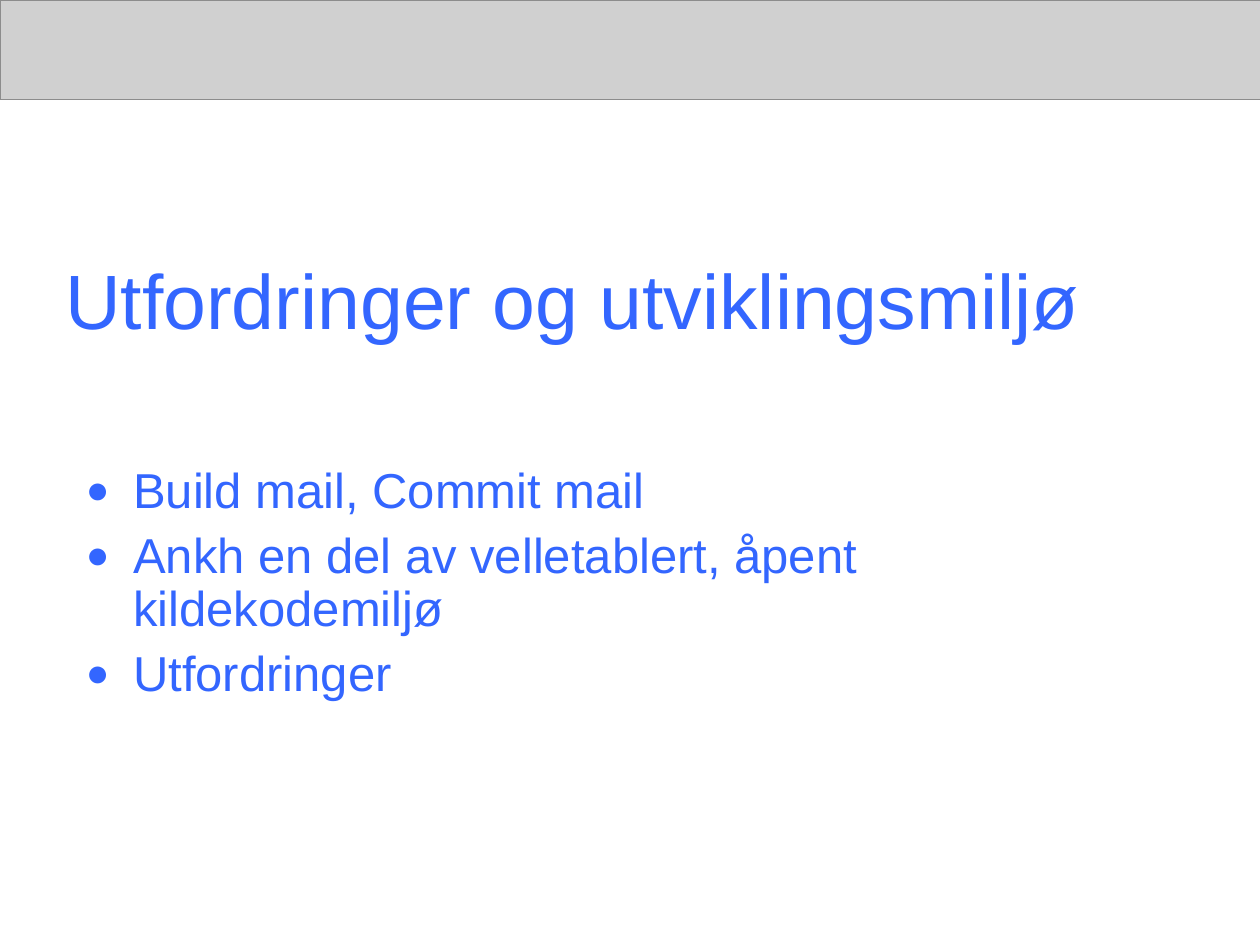
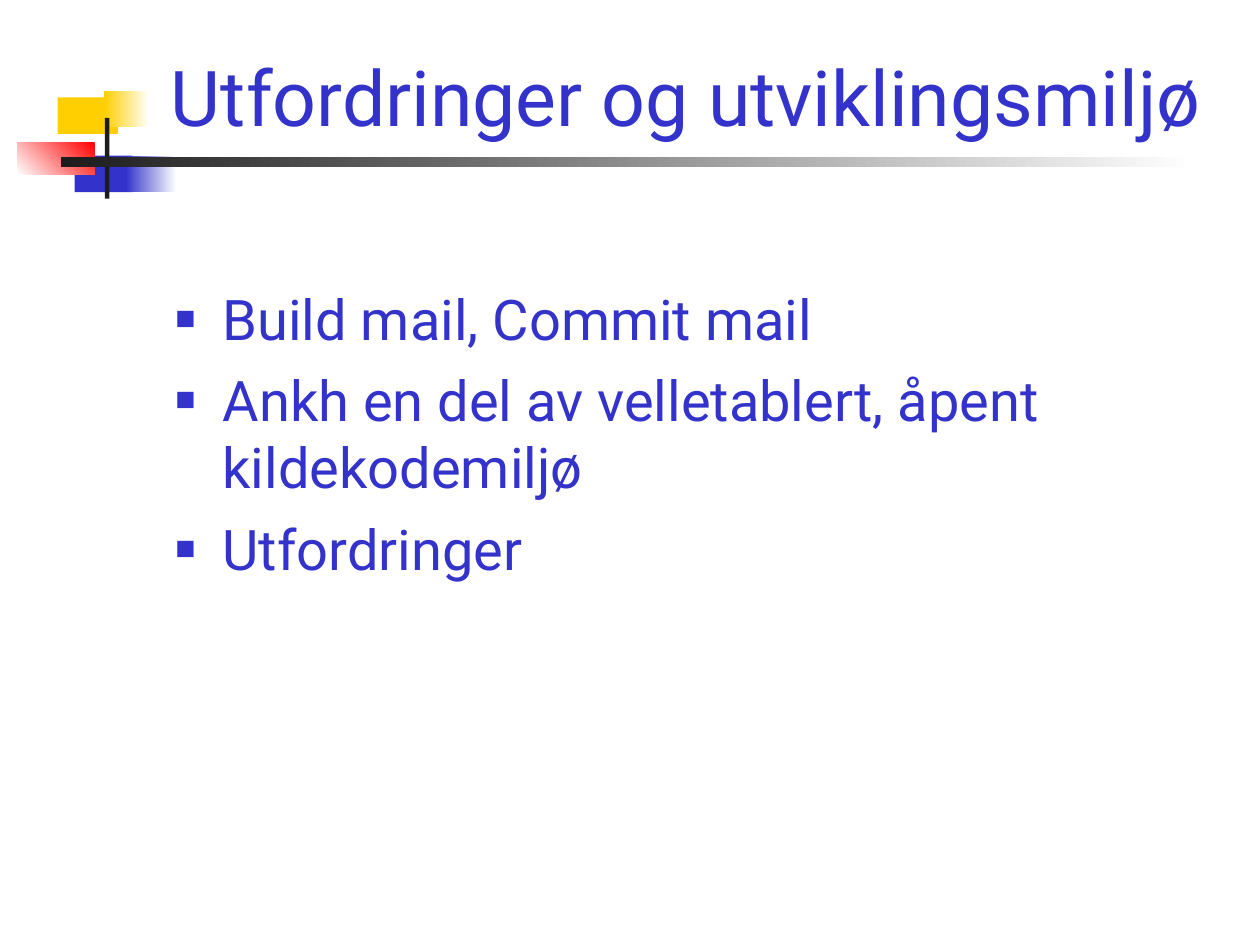
Before and after one commit to AnkhSVN/AnkhSVN, a slide deck: slide 17 of doc/powerpoint/Subversion_addin_for_VS.NET.ppt. Drawn at 1260x945 pixels with LibreOffice and Linux fonts; fonts in the diff are those of the drawing; grey boxes stand for pictures. Boxes give left, top, right and bottom in pixels: in the first picture for what was removed or moved away, otherwise in the second. Text is boxed around its words. In the diff, an @@ line names an element or a change of style, - is before the commit and + after.

Commit message:
* Changed the layout back to a template.   Change the template if you want to make changes such as font, colour, bg image. * Added image of the work schedule. * Removed the banner. * Changed some text, and fixed typos.

```diff
--- a/doc/powerpoint/Subversion_addin_for_VS.NET.ppt
+++ b/doc/powerpoint/Subversion_addin_for_VS.NET.ppt
@@ picture removed at [0,0,1260,100] @@
@@ title "Utfordringer og utviklingsmiljø": place and size @@
-title "Utfordringer og utviklingsmiljø" at [65,273,1079,344]
+title "Utfordringer og utviklingsmiljø" at [171,67,1200,143]
@@ title "Utfordringer og utviklingsmiljø" at [171,67,1200,143]: font Arial to Roboto, text colour #3366FF to #3333CC; vertical alignment middle to bottom @@
@@ rectangle added at [58,97,118,134], fill #FFCF01 @@
@@ rectangle added at [105,91,150,127], fill gradient #FFFFFF to #FFCF01 @@
@@ rectangle added at [105,118,108,199], fill #1C1C1C @@
@@ rectangle added at [18,142,94,175], fill gradient #FF0000 to #FFFFFF @@
@@ rectangle added at [60,158,1194,168], fill gradient #FFFFFF to #1C1C1C @@
@@ rectangle added at [74,155,132,192], fill #3333CC @@
@@ rectangle added at [126,155,176,192], fill gradient #FFFFFF to #3333CC @@
@@ text "Build mail, Commit mail": place and size @@
-text "Build mail, Commit mail" at [133,472,856,701]
+text "Build mail, Commit mail" at [223,298,1039,582]
@@ text "Build mail, Commit mail" at [223,298,1039,582]: size 28 to 32 pt, font Arial to Roboto, text colour #3366FF to #3333CC; bullet ● to ■; line spacing 0.9 to 1; more space between paragraphs; bullet colour #3366FF to #3333CC @@
```
Also in this commit, not shown: 20 other slides changed, 1 slide added, 1 slide removed.
